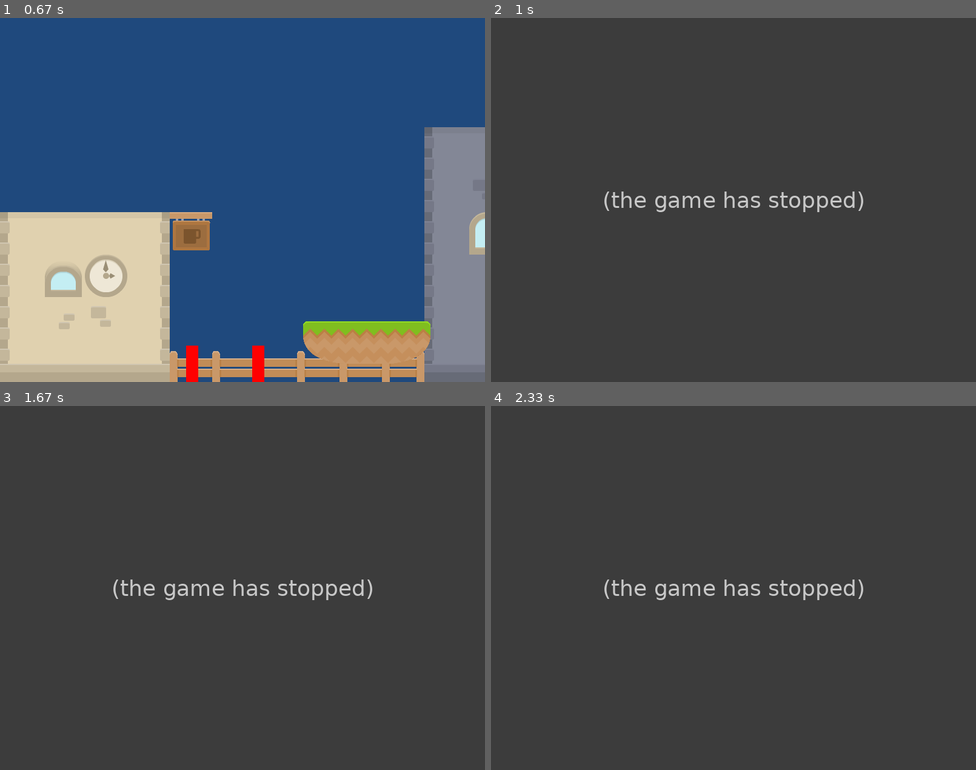
Above: before the commit, frames 1-4 (two rows, left to right).
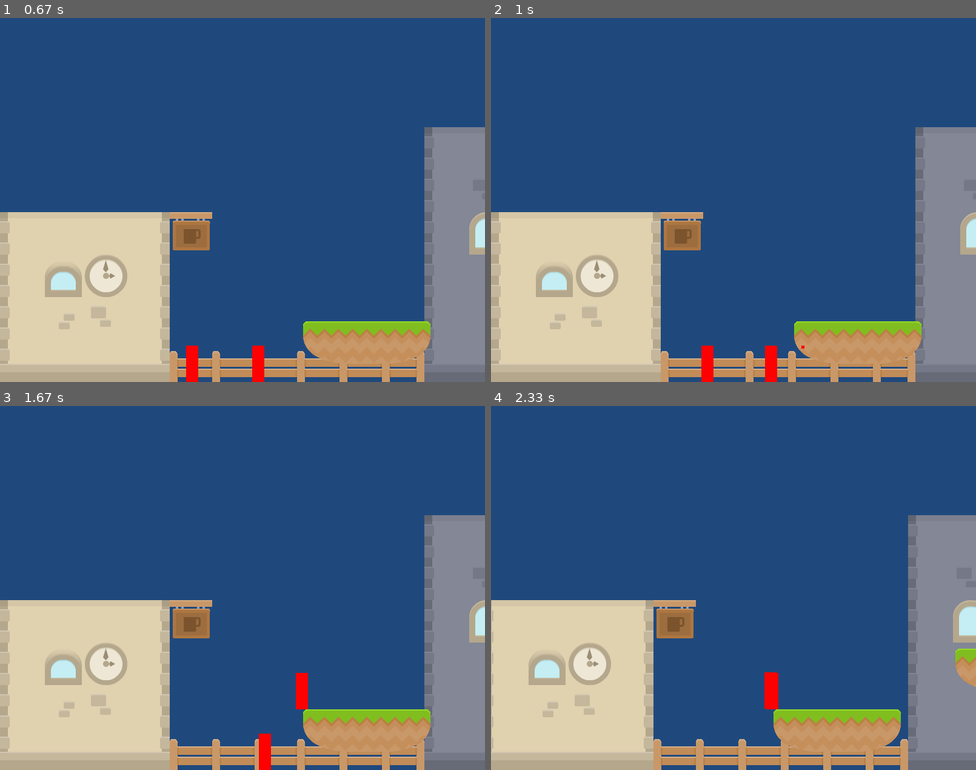
Above: after the commit, the same moments.

Repository: bsecker/Zombies_vs_Aliens
Game: pygame game, started from main.py
The game is run twice, just before and just after one commit, with the same random seed, the same clock (stepped at 60 frames per second) and the same inputs.
Inputs (mouse positions are in pixels of both pictures, inside the frame that each line leads up to):
- Up to frame 1 (0.67 s): hold D from 0.33 s (still down)
- Up to frame 2 (1 s): release D at 0.8 s; click (714, 214) at 0.88 s
- Up to frame 3 (1.67 s): hold W 1.17-1.47 s; hold D from 1.5 s (still down)
- Up to frame 4 (2.33 s): release D at 1.97 s; hold A from 2 s (still down)

Frame 1 is identical in both runs. In frame 2, 100% of the frame differs, in the area x 0-100%, y 0-100%; in frame 3, 100%; in frame 4, 100%.
Error before the commit: AttributeError: 'Bullet' object has no attribute 'add_internal' (main.py line 62); the game stopped at 0.88 s (later frames are placeholders)

Commit message:
Bullets fire, constants changed
main.py now doesnt import * with constants

Diff:
--- a/entities.py
+++ b/entities.py
@@ -147,14 +147,16 @@
 		bullet = Bullet()
 		bullet.rect.x = self.rect.x
 		bullet.rect.y = self.rect.y
+		bullet.level = self.level
 		return bullet
 
 
-class Bullet:
+class Bullet(Base_Entity):
 	"""
 	TO DO: for now, just spawn bullets - in future handle bullet creation by weapon classes
 	"""
 	def __init__(self):
+		Base_Entity.__init__(self)
 		self.move_speed = 4
 		self.x_vel = 10
 		self.y_vel = 0
@@ -172,6 +174,6 @@
 		# Move left/right
 		self.rect.x += self.x_vel
 
-		block_hit_list = pygame.sprite.spritecollide(self, self.level.block_list, True)
+		block_hit_list = pygame.sprite.spritecollide(self, self.level.block_list, False)
 		if len(block_hit_list) > 0:
-			self.alive = False
+			self.remove()
--- a/levels.py
+++ b/levels.py
@@ -4,105 +4,89 @@
 import entities
 
 class Level:
-	"""Generic superclass used to define a level. Child classes have specific level info."""
-	def __init__(self, player):
-		self.block_list = pygame.sprite.Group()
-		self.enemy_list = pygame.sprite.Group()
-		self.active_sprite_list = pygame.sprite.Group()
-		self.player = player
+    """Generic superclass used to define a level. Child classes have specific level info."""
+    def __init__(self, player):
+        self.block_list = pygame.sprite.Group()
+        self.enemy_list = pygame.sprite.Group()
+        self.active_sprite_list = pygame.sprite.Group()
+        self.player = player
 
-		#draw background
-		self.background = pygame.surface.Surface((SCREEN_WIDTH, SCREEN_HEIGHT)).convert()
-		self.background.fill(BG_COLOUR)
+        #draw background
+        self.background = pygame.surface.Surface((SCREEN_WIDTH, SCREEN_HEIGHT)).convert()
+        self.background.fill(BG_COLOUR)
 
-		#how far this world has been scrolled left/right
-		self.world_shift = 0
+        #how far this world has been scrolled left/right
+        self.world_shift = 0
+
+    def update(self):
+        self.block_list.update()
+        self.enemy_list.update()
 
 
-	def add_entity(self, entity):
-		"""stores and entity then advancess the current ID"""
-		self.entities[self.entity_id] = entity
-		entity.id = self.entity_id
-		self.entity_id += 1
+    def render(self, surface):
+        """draw the background and all the entities"""
+        surface.blit(self.background, (self.world_shift // 3,0))
 
-	def remove_entity(self, entity):
-		del self.entities[entity.id]
+        #draw all sprite lists
+        self.block_list.draw(surface)
+        self.enemy_list.draw(surface)
 
-	def update(self):
-		self.block_list.update()
-		self.enemy_list.update()
+    def shift_world(self, shift_x):
+        """ When the user moves left/right scroll everything:"""
+        self.world_shift += shift_x
 
-	def get(self, entity_id):
-		"""find the entity, given its id (or None if not found)"""
-		if entity_id in self.entities:
-			return self.entities[entity_id]
-		else:
-			return None
+        # Go through all the sprite lists and shift
+        for block in self.block_list:
+            block.rect.x += shift_x
 
-	def render(self, surface):
-		"""draw the background and all the entities"""
-		surface.blit(self.background, (self.world_shift // 3,0))
+        for enemy in self.enemy_list:
+            enemy.rect.x += shift_x
 
-		#draw all sprite lists
-		self.block_list.draw(surface)
-		self.enemy_list.draw(surface)
-
-	def shift_world(self, shift_x):
-		""" When the user moves left/right scroll everything:"""
-		self.world_shift += shift_x
-
-		# Go through all the sprite lists and shift
-		for block in self.block_list:
-			block.rect.x += shift_x
-
-		for enemy in self.enemy_list:
-			enemy.rect.x += shift_x
-
-	def add_zombie(self, x, y):
-		#add zombie:
-		zombie = entities.Zombie(self.player)
-		zombie.rect.x = x
-		zombie.rect.y = y #
-		zombie.level = self
-		self.enemy_list.add(zombie)
-		return zombie
+    def add_zombie(self, x, y):
+        #add zombie:
+        zombie = entities.Zombie(self.player)
+        zombie.rect.x = x
+        zombie.rect.y = y #
+        zombie.level = self
+        self.enemy_list.add(zombie)
+        return zombie
 
 
 class Level_01(Level):
-	"""Level 1: Front of Chapel"""
-	def __init__(self, player):
-		"""create level"""
-		Level.__init__(self, player)
+    """Level 1: Front of Chapel"""
+    def __init__(self, player):
+        """create level"""
+        Level.__init__(self, player)
 
-		self.level_limit = -700
-		self.background = pygame.image.load("background_01.png").convert()
-		self.background.set_colorkey(WHITE)
+        self.level_limit = -700
+        self.background = pygame.image.load("background_01.png").convert()
+        self.background.set_colorkey(WHITE)
 
 
-		# Array with width, height, x, and y of blocks
-		level = [ [blocks.GRASS_LEFT, 500, 500],
-				  [blocks.GRASS_MIDDLE, 570, 500],
-				  [blocks.GRASS_RIGHT, 640, 500],
-				  [blocks.GRASS_LEFT, 800, 400],
-				  [blocks.GRASS_MIDDLE, 870, 400],
-				  [blocks.GRASS_RIGHT, 940, 400],
-				  [blocks.GRASS_LEFT, 1000, 500],
-				  [blocks.GRASS_MIDDLE, 1070, 500],
-				  [blocks.GRASS_RIGHT, 1140, 500],
-				  [blocks.STONE_PLATFORM_LEFT, 1120, 280],
-				  [blocks.STONE_PLATFORM_MIDDLE, 1190, 280],
-				  [blocks.STONE_PLATFORM_RIGHT, 1260, 280],
-				  ]
+        # Array with width, height, x, and y of blocks
+        level = [ [blocks.GRASS_LEFT, 500, 500],
+                  [blocks.GRASS_MIDDLE, 570, 500],
+                  [blocks.GRASS_RIGHT, 640, 500],
+                  [blocks.GRASS_LEFT, 800, 400],
+                  [blocks.GRASS_MIDDLE, 870, 400],
+                  [blocks.GRASS_RIGHT, 940, 400],
+                  [blocks.GRASS_LEFT, 1000, 500],
+                  [blocks.GRASS_MIDDLE, 1070, 500],
+                  [blocks.GRASS_RIGHT, 1140, 500],
+                  [blocks.STONE_PLATFORM_LEFT, 1120, 280],
+                  [blocks.STONE_PLATFORM_MIDDLE, 1190, 280],
+                  [blocks.STONE_PLATFORM_RIGHT, 1260, 280],
+                  ]
 
-		# Go through the array above and add blocks
-		for _block in level:
-			block = blocks.Block(_block[0])
-			block.rect.x = _block[1]
-			block.rect.y = _block[2]
-			block.player = self.player
-			self.block_list.add(block)
+        # Go through the array above and add blocks
+        for _block in level:
+            block = blocks.Block(_block[0])
+            block.rect.x = _block[1]
+            block.rect.y = _block[2]
+            block.player = self.player
+            self.block_list.add(block)
 
-	def spawn_zombies(self):
-		"""Handles waves and zombie spawning"""
-		self.zombie = self.add_zombie(230, SCREEN_HEIGHT - self.player.rect.height - 50)
-		self.active_sprite_list.add(self.zombie)
+    def spawn_zombies(self):
+        """Handles waves and zombie spawning"""
+        self.zombie = self.add_zombie(230, SCREEN_HEIGHT - self.player.rect.height - 50)
+        self.active_sprite_list.add(self.zombie)
--- a/main.py
+++ b/main.py
@@ -1,95 +1,92 @@
 import pygame
 from pygame.locals import *
-from constants import *
+import constants
 import levels
-import blocks
 import entities
 
 
 
 def main():
-	pygame.init()
+    pygame.init()
 
-	screen_size = (SCREEN_WIDTH,SCREEN_HEIGHT)
-	screen = pygame.display.set_mode(screen_size, )#pygame.FULLSCREEN)
+    screen_size = (constants.SCREEN_WIDTH,constants.SCREEN_HEIGHT)
+    screen = pygame.display.set_mode(screen_size, )#pygame.FULLSCREEN)
 
-	pygame.display.set_caption(WIN_CAPTION)
+    pygame.display.set_caption(constants.WIN_CAPTION)
 
-	# create player
-	player = entities.Player()
+    # create player
+    player = entities.Player()
 
-	# Create all levels
-	level_list = []
-	level_list.append(levels.Level_01(player))
+    # Create all levels
+    level_list = []
+    level_list.append(levels.Level_01(player))
 
-	#hardcode curent level
-	current_level = level_list[0]
+    #hardcode curent level
+    current_level = level_list[0]
 
-	player.level = current_level
-	player.rect.x = 340
-	player.rect.y = SCREEN_HEIGHT - player.rect.height
-	current_level.active_sprite_list.add(player)
+    player.level = current_level
+    player.rect.x = 340
+    player.rect.y = constants.SCREEN_HEIGHT - player.rect.height
 
-	current_level.spawn_zombies()
+    current_level.active_sprite_list.add(player)
+    current_level.spawn_zombies()
 
-	FPSCLOCK = pygame.time.Clock()
+    FPSCLOCK = pygame.time.Clock()
 
-	while True:
-		for event in pygame.event.get():
-			if event.type == pygame.QUIT:
-				terminate()
+    while True:
+        for event in pygame.event.get():
+            if event.type == pygame.QUIT:
+                constants.terminate()
 
-			if event.type == pygame.KEYDOWN:
-				if event.key == pygame.K_a:
-					player.go_left()
-				if event.key == pygame.K_d:
-					player.go_right()
-				if event.key == pygame.K_w:
-					player.jump()
-				if event.key == pygame.K_ESCAPE:
-					terminate()
+            if event.type == pygame.KEYDOWN:
+                if event.key == pygame.K_a:
+                    player.go_left()
+                if event.key == pygame.K_d:
+                    player.go_right()
+                if event.key == pygame.K_w:
+                    player.jump()
+                if event.key == pygame.K_ESCAPE:
+                    constants.terminate()
 
-			if event.type == pygame.KEYUP:
-				if event.key == pygame.K_a and player.x_vel < 0:
-					player.stop()
-				if event.key == pygame.K_d and player.x_vel > 0:
-					player.stop()
+            if event.type == pygame.KEYUP:
+                if event.key == pygame.K_a and player.x_vel < 0:
+                    player.stop()
+                if event.key == pygame.K_d and player.x_vel > 0:
+                    player.stop()
 
-			if event.type == MOUSEBUTTONDOWN:
-				bullet = entities.Bullet()
-				bullet.rect.x = player.rect.x
-				bullet.rect.y = player.rect.y
-				current_level.active_sprite_list.add(bullet)
+            if event.type == MOUSEBUTTONDOWN:
+                bullet = player.fire()
+                current_level.active_sprite_list.add(bullet)
 
-		#update level
-		current_level.active_sprite_list.update()
-		current_level.update()
+        #update level
+        current_level.active_sprite_list.update()
+        current_level.update()
 
-		current_position = player.rect.x + current_level.world_shift
+        current_position = player.rect.x + current_level.world_shift
 
 
-		# Shift the world if the player is near the boundary
-		if player.rect.right >= right_boundary:
-			diff = player.rect.right - right_boundary
-			player.rect.right = right_boundary
-			if current_position >= current_level.level_limit:
-				current_level.shift_world(-diff)
+        # Shift the world if the player is near the boundary
+        if player.rect.right >= constants.right_boundary:
+            diff = player.rect.right - constants.right_boundary
+            player.rect.right = constants.right_boundary
+            if current_position >= current_level.level_limit:
+                current_level.shift_world(-diff)
 
-		# If the player gets near the left side, shift the world right (+x)
-		if player.rect.left <= left_boundary:
-			diff = left_boundary - player.rect.left
-			player.rect.left = left_boundary
-			if current_position <= -current_level.level_limit:
-				current_level.shift_world(diff)
+        # If the player gets near the left side, shift the world right (+x)
+        if player.rect.left <= constants.left_boundary:
+            diff = constants.left_boundary - player.rect.left
+            player.rect.left = constants.left_boundary
+            if current_position <= -current_level.level_limit:
+                current_level.shift_world(diff)
 
-		# Draw
-		current_level.render(screen)
-		current_level.active_sprite_list.draw(screen)
+        # Draw
+        current_level.render(screen)
+        current_level.active_sprite_list.draw(screen)
 
 
-		FPSCLOCK.tick(FPS)
+        FPSCLOCK.tick(constants.FPS)
 
-		pygame.display.update()
+        pygame.display.update()
 
 if __name__ == '__main__':
-	main()
+    main()
Not shown, changed: README.md
Not shown, changed: blocks.pyc
Not shown, changed: entities.pyc
Not shown, changed: levels.pyc
